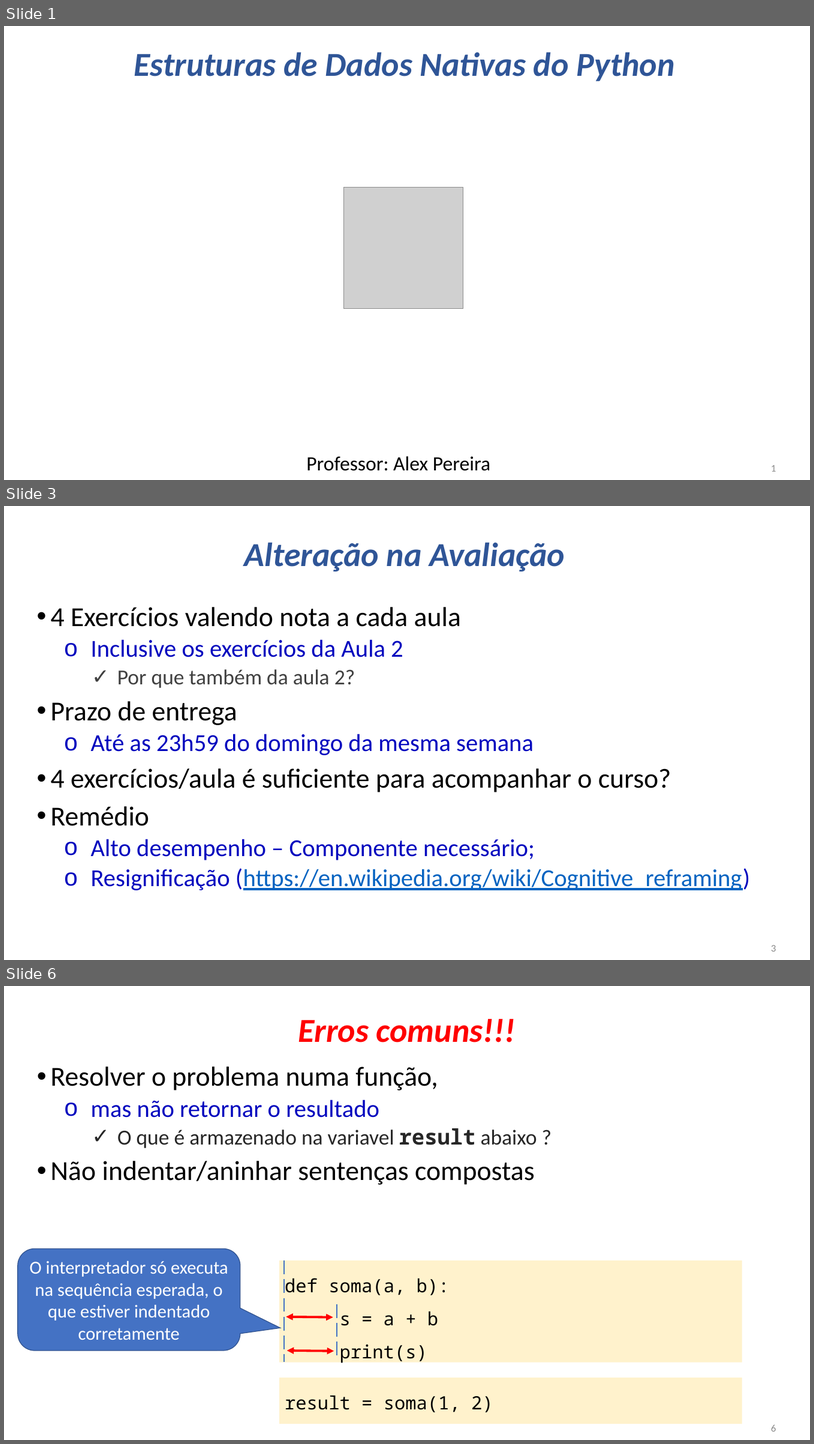
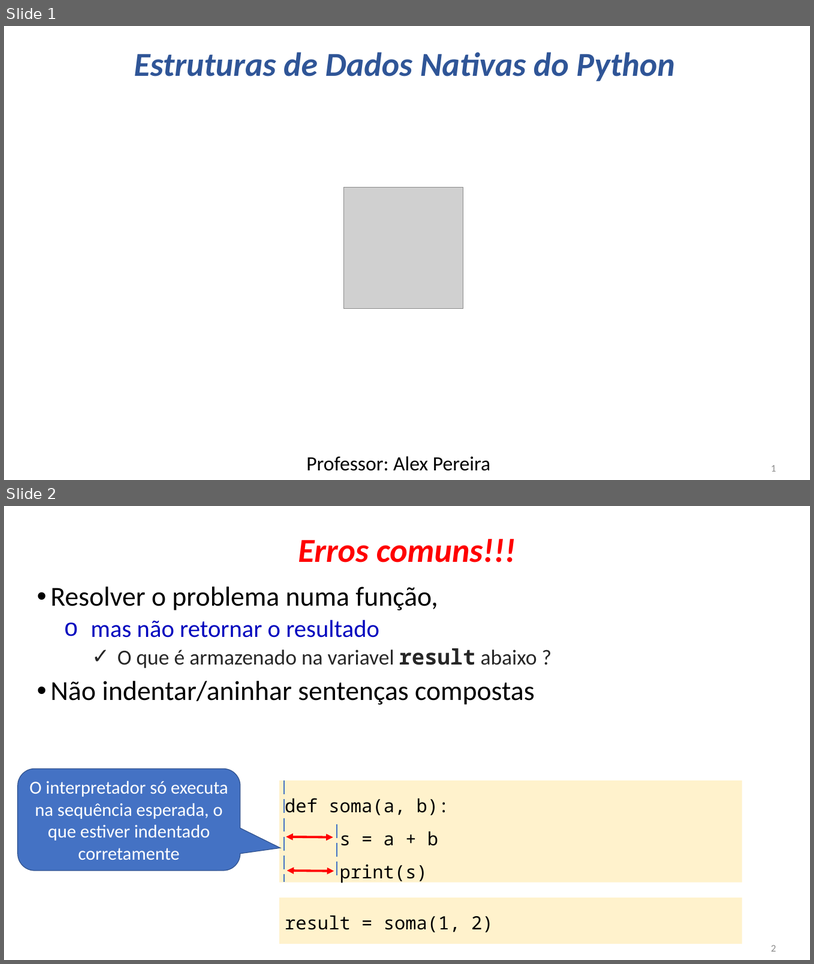
Before and after one commit to fabriciosantana/mcdia-python, a slide deck: Aulas/Aula3/Aula03_Python_Parte2.pptx. Shown one above the other, each under a label of ours: slides 1, 3 and 6 before the commit, slides 1 and 2 after it; the slides between them are not shown. The pictures are 814x1444 and 814x964 pixels, drawn with LibreOffice and Linux fonts; fonts in the diff are those of the drawing; grey boxes stand for pictures. Boxes give left, top, right and bottom in pixels: in the first picture for what was removed or moved away, otherwise in the second. Text is boxed around its words. In the diff, an @@ line names an element or a change of style, - is before the commit and + after.

```diff
--- a/Aulas/Aula3/Aula03_Python_Parte2.pptx
+++ b/Aulas/Aula3/Aula03_Python_Parte2.pptx
@@ slide 3 removed at <box>4,506,810,960</box>, background #FFFFFF @@
@@ text removed at <box>245,542,565,571</box> @@
-Alteração na Avaliação
@@ text removed at <box>51,607,750,890</box> @@
-• 4 Exercícios valendo nota a cada aula
-  o Inclusive os exercícios da Aula 2
-    ✓ Por que também da aula 2?
-• Prazo de entrega
-  o Até as 23h59 do domingo da mesma semana
-• 4 exercícios/aula é suficiente para acompanhar o curso?
-• Remédio
-  o Alto desempenho – Componente necessário;
-  o Resignificação (https://en.wikipedia.org/wiki/Cognitive_reframing)
@@ page number removed at <box>771,945,777,951</box> @@
-3
@@ what was slide 6 is now slide 2 @@
@@ page number at <box>771,945,777,951</box>: text changed @@
-6
+2
```
Also in this commit, not shown: 3 other slides removed.
